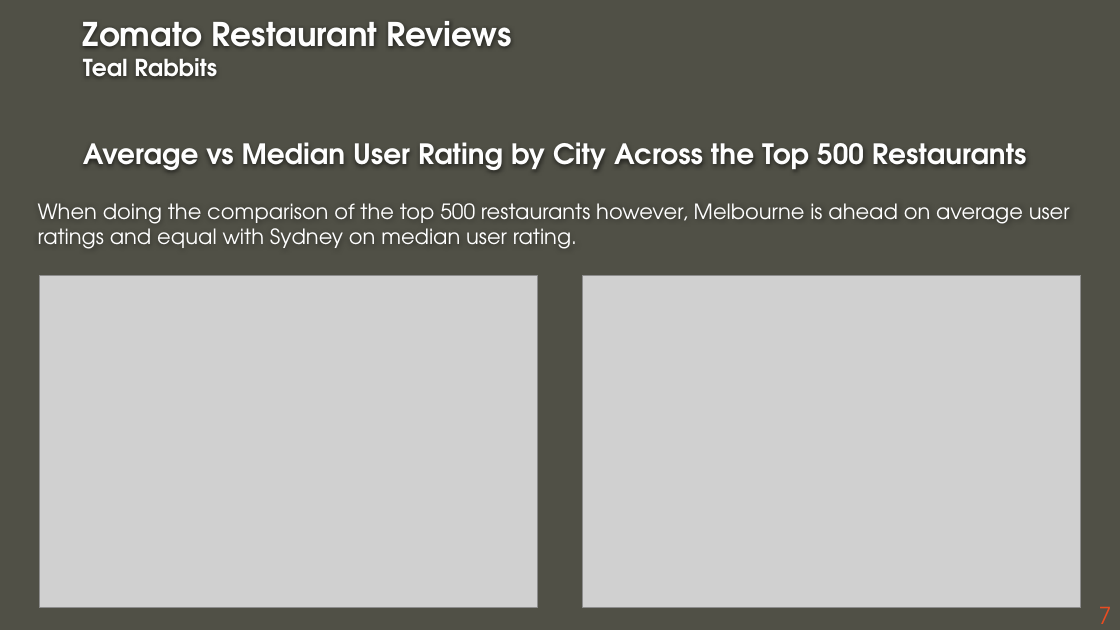
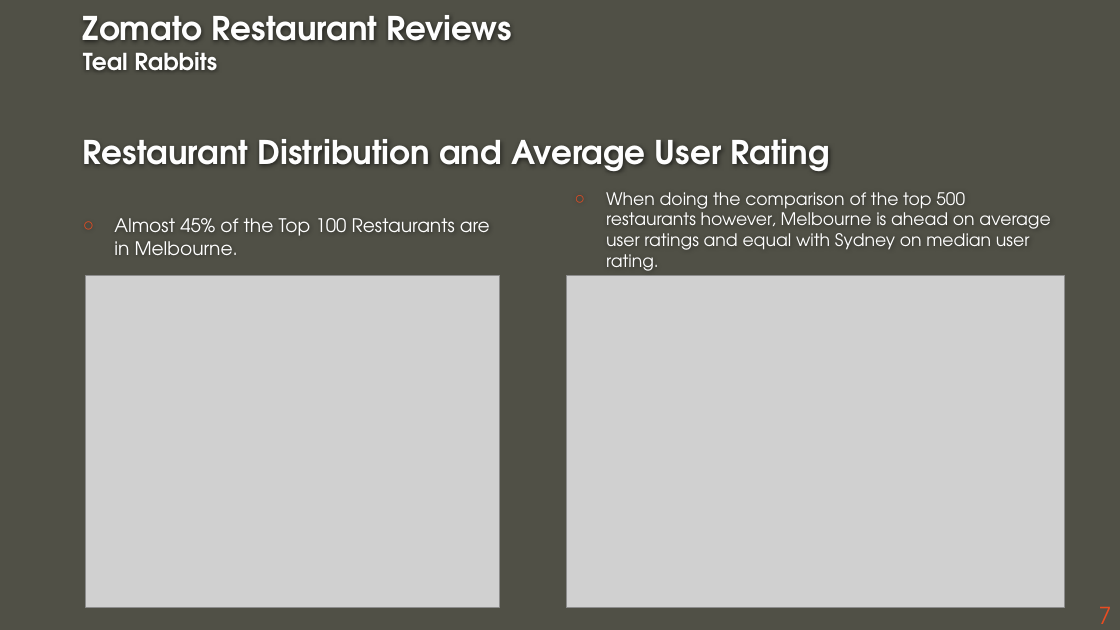
Before and after one commit to ashdrayton/Zomato-Restaurants-Reviews, a slide deck: slide 7 of Final notebooks/Zomato_Presentation_EW_20200712.pptx. Drawn at 1120x630 pixels with LibreOffice and Linux fonts; fonts in the diff are those of the drawing; grey boxes stand for pictures; background and template pictures are left out. Boxes give left, top, right and bottom in pixels: in the first picture for what was removed or moved away, otherwise in the second. Text is boxed around its words. In the diff, an @@ line names an element or a change of style, - is before the commit and + after.

```diff
--- a/Final notebooks/Zomato_Presentation_EW_20200712.pptx
+++ b/Final notebooks/Zomato_Presentation_EW_20200712.pptx
@@ title at [83,15,830,171]: text changed; size 24 to 28 pt @@
-Zomato Restaurant Reviews
-Teal Rabbits
-Average vs Median User Rating by City Across the Top 500 Restaurants
+Zomato Restaurant Reviews
+Teal Rabbits
+Restaurant Distribution and Average User Rating
@@ text "When doing the comparison of ...": place and size @@
-text "When doing the comparison of ..." at [38,203,1070,249]
+text "When doing the comparison of ..." at [606,192,1050,271]
@@ text "When doing the comparison of ..." at [606,192,1050,271]: size 18 to 14.8 pt; bullet none to ○; vertical alignment bottom to middle @@
@@ text added at [114,218,490,255], 16 pt, text #FFFFFF @@
+○ Almost 45% of the Top 100 Restaurants are in Melbourne.
@@ picture: place and size @@
-picture at [39,276,538,607]
+picture at [86,276,501,607]
@@ picture: place and size @@
-picture at [583,276,1081,607]
+picture at [566,276,1065,607]
```
Also in this commit, not shown: 6 other slides changed, 4 slides added, 3 slides removed, 5 other files.
